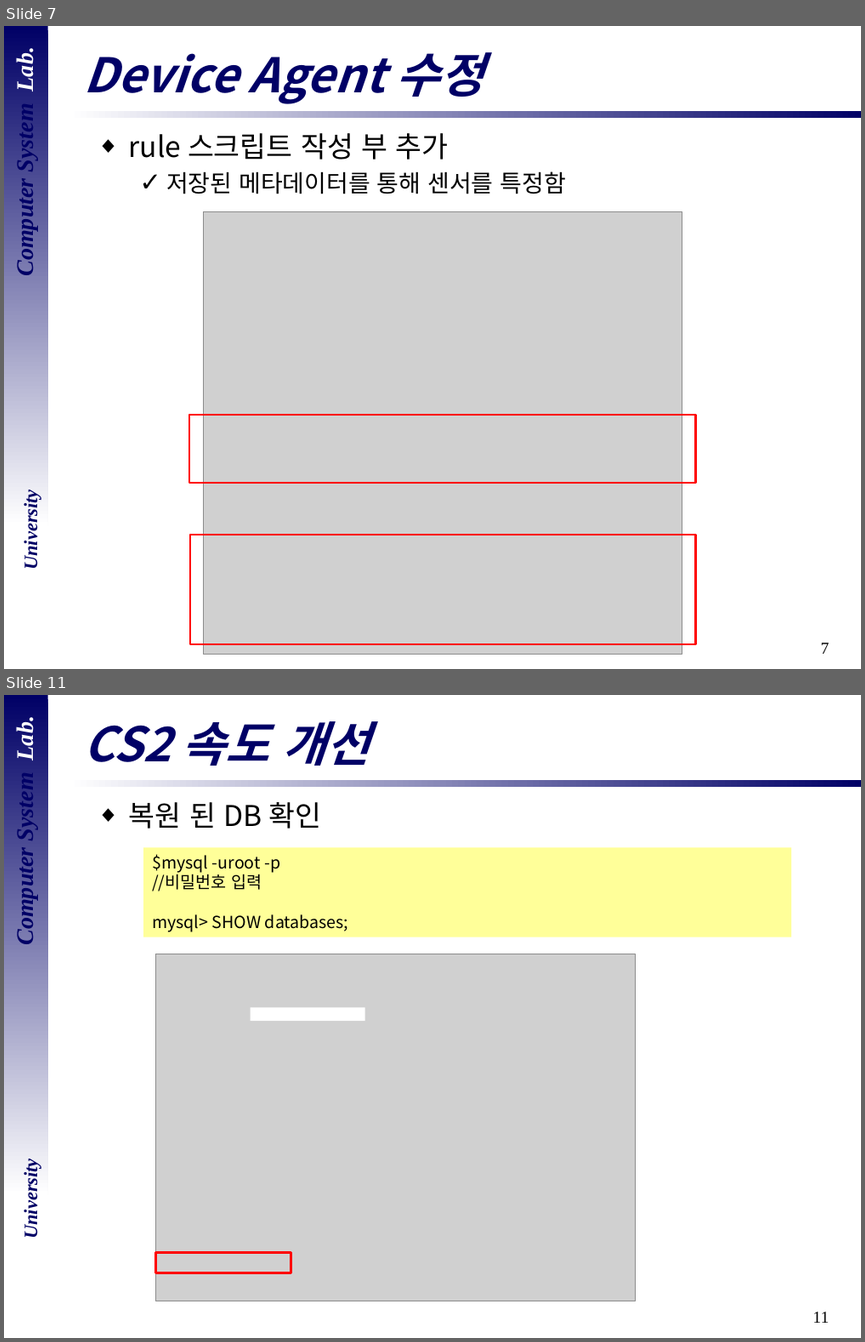
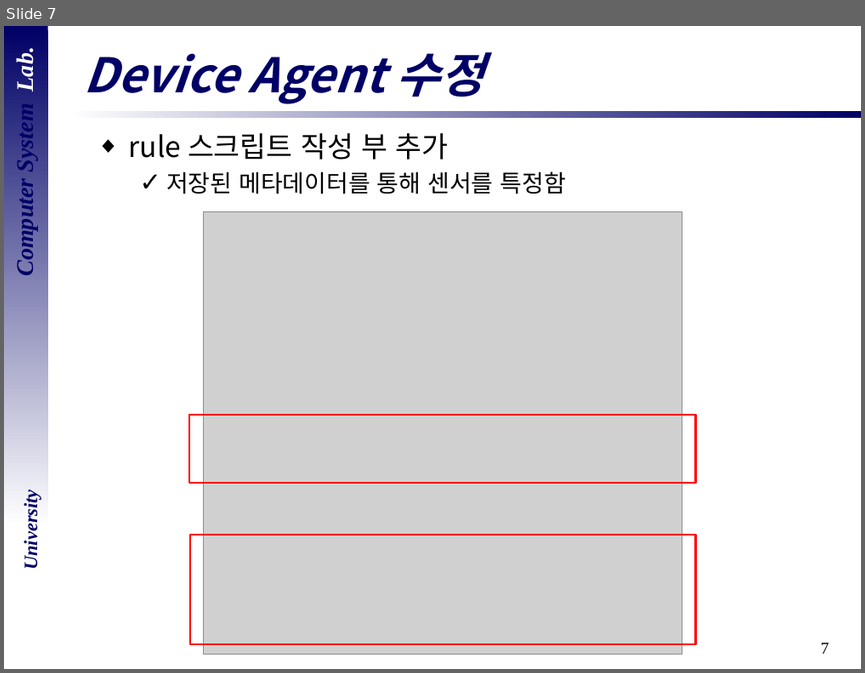
Before and after one commit to vkak006/CSLAB, a slide deck: 세미나 자료모음/2018년도/18.08.28 전체 구성도_산학연 과제.pptx. Shown one above the other, each under a label of ours: slides 7 and 11 before the commit, slide 7 after it; the slides between them are not shown. The pictures are 865x1342 and 865x673 pixels, drawn with LibreOffice and Linux fonts; fonts in the diff are those of the drawing; grey boxes stand for pictures; background and template pictures are left out. Boxes give left, top, right and bottom in pixels: in the first picture for what was removed or moved away, otherwise in the second. Text is boxed around its words. In the diff, an @@ line names an element or a change of style, - is before the commit and + after.

```diff
--- a/세미나 자료모음/2018년도/18.08.28 전체 구성도_산학연 과제.pptx
+++ b/세미나 자료모음/2018년도/18.08.28 전체 구성도_산학연 과제.pptx
@@ slide 11 removed at [4, 695, 861, 1338], background #FFFFFF; not listed: 5 template elements that a slide beside it also shows @@
@@ title removed at [83, 721, 370, 766] @@
-CS2 속도 개선
@@ text removed at [129, 802, 321, 828] @@
-◆ 복원 된 DB 확인
@@ rectangle removed at [143, 847, 791, 936] @@
-$mysql -uroot -p
-//비밀번호 입력
-mysql> SHOW databases;
@@ picture removed at [155, 953, 635, 1301] @@
@@ rectangle removed at [250, 1007, 364, 1021] @@
@@ rectangle removed at [155, 1253, 290, 1273] @@
```
Also in this commit, not shown: 1 slide changed, 9 other slides removed, 29 other files.
